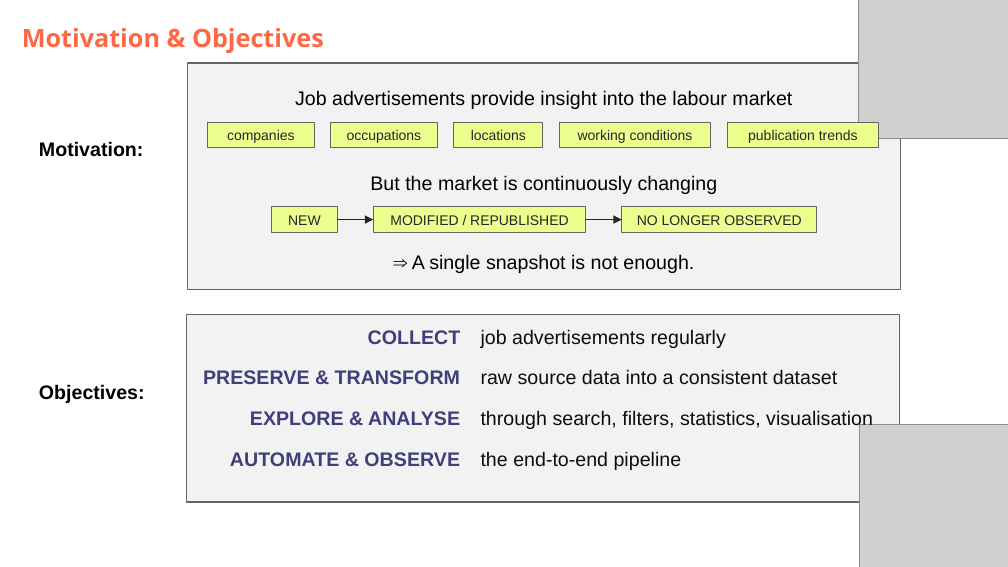
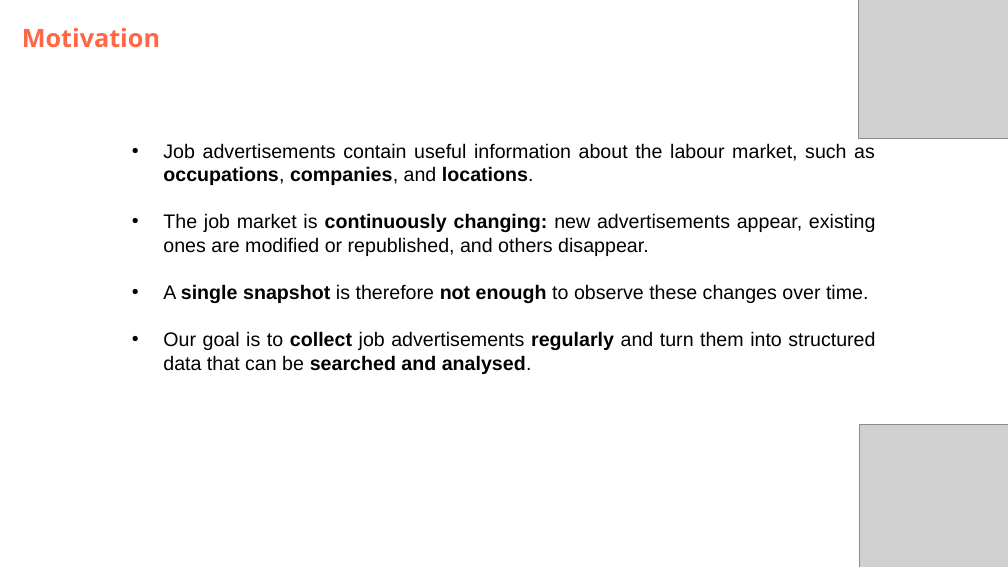
Before and after one commit to DataScientest-Studio/jun26bde-job-market, a slide deck: slide 2 of docs/defence/Defence.pptx. Drawn at 1008x567 pixels with LibreOffice and Linux fonts; fonts in the diff are those of the drawing; grey boxes stand for pictures; background and template pictures are left out. Boxes give left, top, right and bottom in pixels: in the first picture for what was removed or moved away, otherwise in the second. Text is boxed around its words. In the diff, an @@ line names an element or a change of style, - is before the commit and + after.

```diff
--- a/docs/defence/Defence.pptx
+++ b/docs/defence/Defence.pptx
@@ subtitle at <box>22,28,160,48</box>: text changed @@
-Motivation & Objectives
+Motivation
@@ rectangle removed at <box>187,62,900,288</box> @@
@@ text removed at <box>295,90,792,109</box> @@
-Job advertisements provide insight into the labour market
@@ text removed at <box>39,141,144,157</box> @@
-Motivation:
@@ text added at <box>163,143,876,374</box>, 14 pt, text #000000 @@
+• Job advertisements contain useful information about the labour market, such as occupations, companies, and locations.
+• The job market is continuously changing: new advertisements appear, existing ones are modified or republished, and others disappear.
+• A single snapshot is therefore not enough to observe these changes over time.
+• Our goal is to collect job advertisements regularly and turn them into structured data that can be searched and analysed.
@@ group removed at <box>208,122,878,147</box>: 5 rectangles @@
-companies
-occupations
-locations
-working conditions
-publication trends
@@ text removed at <box>370,175,718,194</box> @@
-But the market is continuously changing
@@ group removed at <box>271,207,816,232</box>: 3 rectangles, 2 arrows @@
-NEW
-MODIFIED / REPUBLISHED
-NO LONGER OBSERVED
@@ text removed at <box>412,254,694,273</box> @@
-⇒ A single snapshot is not enough.
@@ rectangle removed at <box>186,314,899,502</box> @@
@@ table removed at <box>193,322,896,485</box>, 4 rows, 2 columns @@
-COLLECT | job advertisements regularly
-PRESERVE & TRANSFORM | raw source data into a consistent dataset
-EXPLORE & ANALYSE | through search, filters, statistics, visualisation
-AUTOMATE & OBSERVE | the end-to-end pipeline
@@ text removed at <box>39,384,145,403</box> @@
-Objectives:
```
Also in this commit, not shown: 8 other slides changed, 5 slides added, 4 slides removed, 2 other files.
